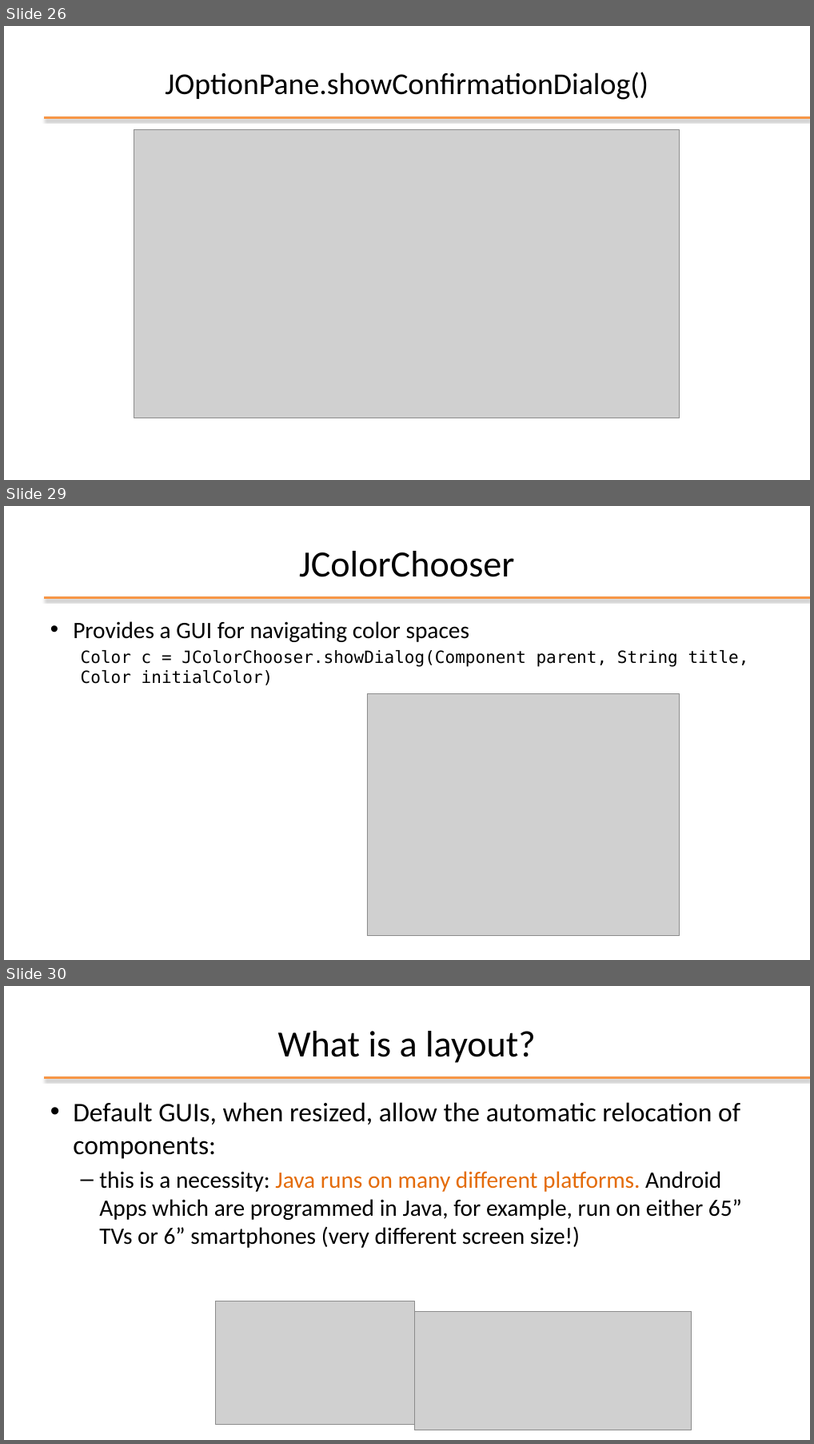
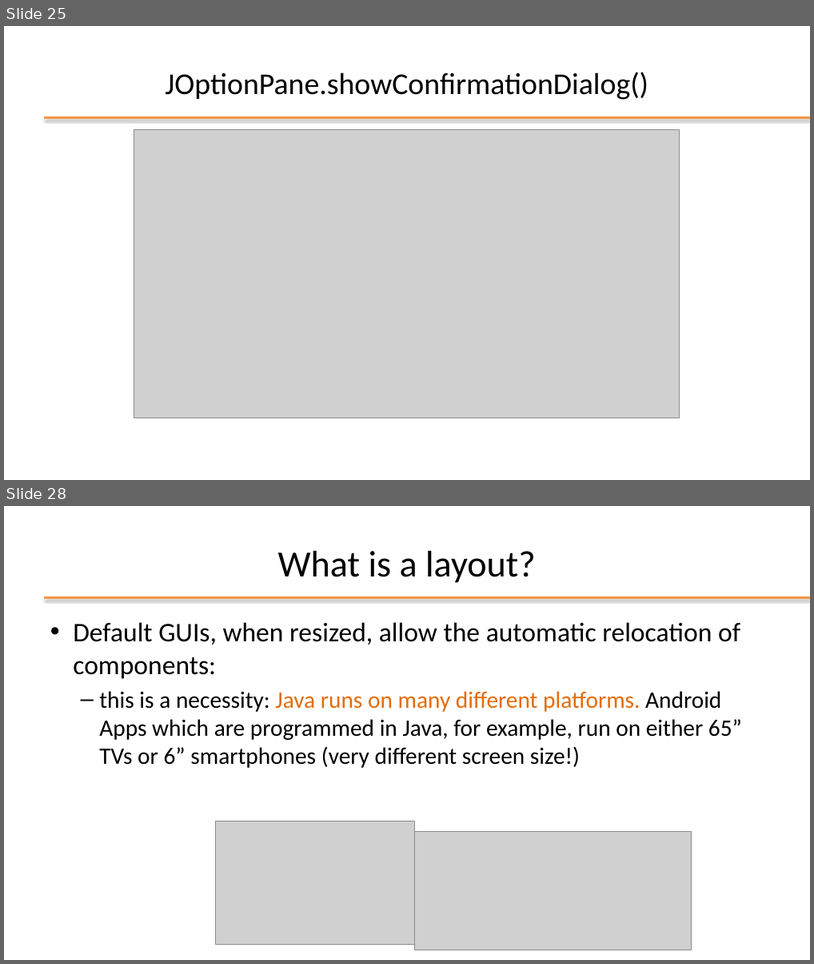
Before and after one commit to plctechnician/ooprogramming, a slide deck: java/slides/ppt/09 - Java Swing Framework.pptx. Shown one above the other, each under a label of ours: slides 26, 29 and 30 before the commit, slides 25 and 28 after it; the slides between them are not shown. The pictures are 814x1444 and 814x964 pixels, drawn with LibreOffice and Linux fonts; fonts in the diff are those of the drawing; grey boxes stand for pictures; background and template pictures are left out. Boxes give left, top, right and bottom in pixels: in the first picture for what was removed or moved away, otherwise in the second. Text is boxed around its words. In the diff, an @@ line names an element or a change of style, - is before the commit and + after.

```diff
--- a/java/slides/ppt/09 - Java Swing Framework.pptx
+++ b/java/slides/ppt/09 - Java Swing Framework.pptx
@@ slide 29 removed at (x1=4, y1=506, x2=810, y2=960), background #FFFFFF; not listed: 1 template element that a slide beside it also shows @@
@@ title removed at (x1=299, y1=551, x2=514, y2=577) @@
-JColorChooser
@@ text removed at (x1=73, y1=621, x2=750, y2=685) @@
-• Provides a GUI for navigating color spaces
-  Color c = JColorChooser.showDialog(Component parent, String title, Color initialColor)
@@ picture removed at (x1=367, y1=693, x2=679, y2=936) @@
@@ what was slide 26 is now slide 25 @@
@@ what was slide 30 is now slide 28 @@
```
Also in this commit, not shown: 4 slides changed, 1 other slide removed, 1 other file.
